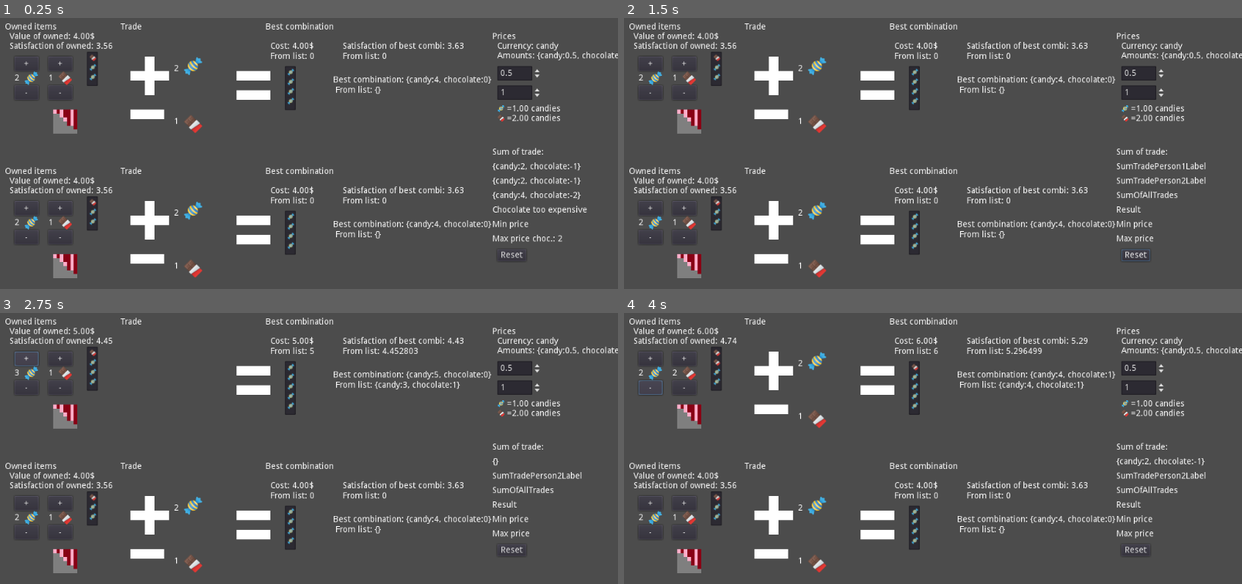
Above: before the commit, frames 1-4 (two rows, left to right).
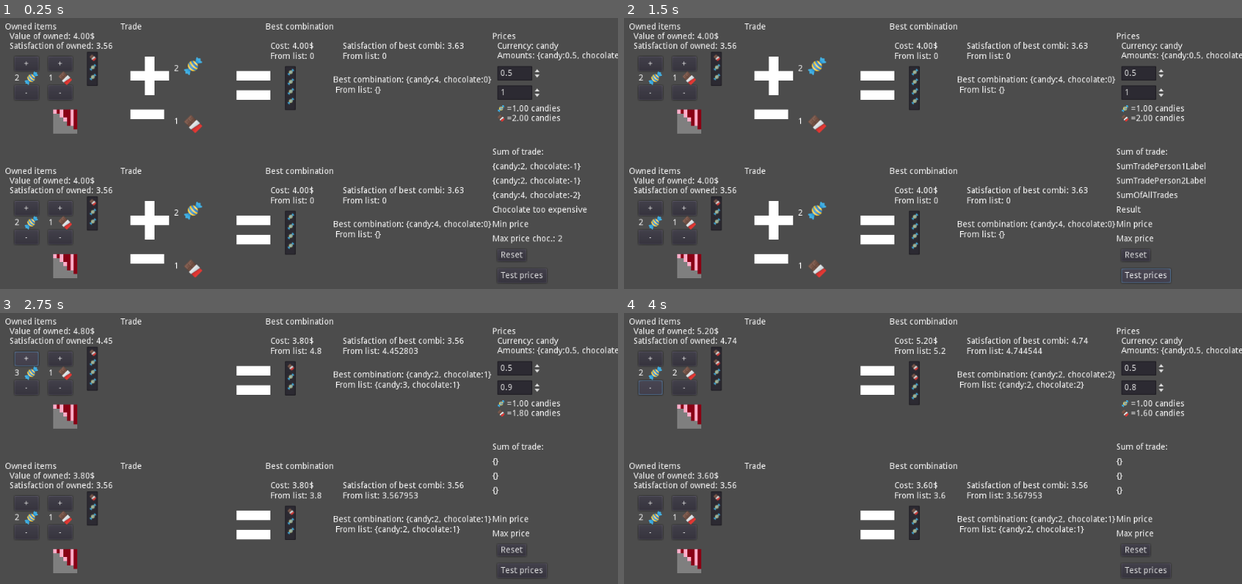
Above: after the commit, the same moments.

Repository: carlostgit/Prices
Game: Godot game, scene res://MainScene.tscn
The game is run twice, just before and just after one commit, with the same random seed, the same clock (stepped at 60 frames per second) and the same inputs. The engine's default icon, where the game draws it, is replaced by a stand-in: a white triangle on a blue panel in a dark square.
Inputs (mouse positions are in pixels of both pictures, inside the frame that each line leads up to):
- Up to frame 1 (0.25 s): no input
- Up to frame 2 (1.5 s): click "Reset" at 0.5 s; click (1143, 275) at 1.25 s, where only the run after the commit has a clickable "Test prices"
- Up to frame 3 (2.75 s): click "+" at 2 s
- Up to frame 4 (4 s): click "+" at 2.75 s; click "-" at 3.5 s

The runs differ from the first frame. In frame 1, less than 0.1% of the frame differs, in the area x 81-88%, y 93-97%; in frame 2, 0.2%; in frame 3, 2.0%; in frame 4, 3.0%, in the area x 11-95%, y 5-97%.

Commit message:
Añado algo de código para que se busque una especie de precio mínimo y otro máximo

Diff:
--- a/MainScene.tscn
+++ b/MainScene.tscn
@@ -21,7 +21,7 @@
 margin_left = 816.0
 margin_top = 216.0
 margin_right = 984.0
-margin_bottom = 416.0
+margin_bottom = 448.0
 script = ExtResource( 3 )
 __meta__ = {
 "_edit_use_anchors_": false
@@ -94,9 +94,25 @@
 __meta__ = {
 "_edit_use_anchors_": false
 }
+
+[node name="TestPricesButton" type="Button" parent="TradeSum"]
+margin_left = 8.0
+margin_top = 200.0
+margin_right = 56.0
+margin_bottom = 224.0
+text = "Test prices"
+__meta__ = {
+"_edit_use_anchors_": false
+}
+
+[node name="TimerTestPrices" type="Timer" parent="TradeSum"]
 [connection signal="ready" from="." to="PricesInfo" method="_on_MainScene_ready"]
 [connection signal="trade_updated" from="PersonScene1" to="TradeSum" method="_on_PersonScene1_trade_updated"]
 [connection signal="trade_updated" from="PersonScene2" to="TradeSum" method="_on_PersonScene2_trade_updated"]
 [connection signal="prices_changed" from="PricesInfo" to="PersonScene1" method="_on_PricesInfo_prices_changed"]
 [connection signal="prices_changed" from="PricesInfo" to="PersonScene2" method="_on_PricesInfo_prices_changed"]
+[connection signal="decrease_chocolate_price" from="TradeSum" to="PricesInfo" method="_on_TradeSum_decrease_chocolate_price"]
+[connection signal="increase_chocolate_price" from="TradeSum" to="PricesInfo" method="_on_TradeSum_increase_chocolate_price"]
 [connection signal="pressed" from="TradeSum/ResetButton" to="TradeSum" method="_on_ResetButton_pressed"]
+[connection signal="pressed" from="TradeSum/TestPricesButton" to="TradeSum" method="_on_TestPricesButton_pressed"]
+[connection signal="timeout" from="TradeSum/TimerTestPrices" to="TradeSum" method="_on_TimerTestPrices_timeout"]
--- a/PricesInfo.gd
+++ b/PricesInfo.gd
@@ -75,3 +75,15 @@
 #TODO:
 #func increase_chocolate_price():
 #	pass
+
+
+func _on_TradeSum_decrease_chocolate_price():
+	var price_of_chocolate:float = Prices.get_amount_of_product("chocolate")
+	$ChocolateAmountForPrice.set_value(price_of_chocolate-0.1)
+	pass # Replace with function body.
+
+
+func _on_TradeSum_increase_chocolate_price():
+	var price_of_chocolate:float = Prices.get_amount_of_product("chocolate")
+	$ChocolateAmountForPrice.set_value(price_of_chocolate+0.1)
+	pass # Replace with function body.
--- a/PricesInfo.tscn
+++ b/PricesInfo.tscn
@@ -44,6 +44,9 @@
 min_value = 0.1
 step = 0.1
 value = 0.1
+__meta__ = {
+"_edit_use_anchors_": false
+}
 
 [node name="LabelCurrency" type="Label" parent="."]
 margin_left = 8.0
--- a/TradeSum.gd
+++ b/TradeSum.gd
@@ -23,6 +23,11 @@
 
 var _persons_trade_updated:Array = []
 var _num_of_persons = 2
+
+var _testing_prices:bool = false
+
+signal decrease_chocolate_price
+signal increase_chocolate_price
 # Called when the node enters the scene tree for the first time.
 func _ready():
 	_person1 = get_node(node_path1)
@@ -115,6 +120,9 @@
 		_persons_trade_updated.clear()
 
 func _on_ResetButton_pressed():
+	reset_prices_info()
+
+func reset_prices_info():
 	_min_price_of_chocolate_found = false
 	_min_price_of_chocolate = 0.0
 	_max_price_of_chocolate_found = false
@@ -128,4 +136,31 @@
 	$SumTradePerson1Label.set_text("SumTradePerson1Label")
 
 	_persons_trade_updated.clear()
+
+func _on_TestPricesButton_pressed():
+	#TODO:
+#	Mi idea es hacer un test de precios, para encontrar el precio mínimo y máximo
+#	Mandar señales de establecimiento de precios,
+#	que tendrá que recoger PricesInfo para cambiar precios
+#	Dejar de mandar las señales de cambio de precios cuando se haya encontrado la información
+	reset_prices_info()
+	_testing_prices = true
+	$TimerTestPrices.start()
+
 	pass # Replace with function body.
+
+
+func _on_TimerTestPrices_timeout():
+	if (_testing_prices):
+		var price_of_chocolate = Prices.get_amount_of_product("chocolate")
+		var price_of_candy = Prices.get_amount_of_product("candy")
+		if (false == _min_price_of_chocolate_found):
+			emit_signal("decrease_chocolate_price")
+		elif (false == _max_price_of_chocolate_found):
+			emit_signal("increase_chocolate_price")
+
+		if(_min_price_of_chocolate_found and _max_price_of_chocolate_found):
+			_testing_prices = false
+			$TimerTestPrices.stop()
+
+	pass # Replace with function body.
